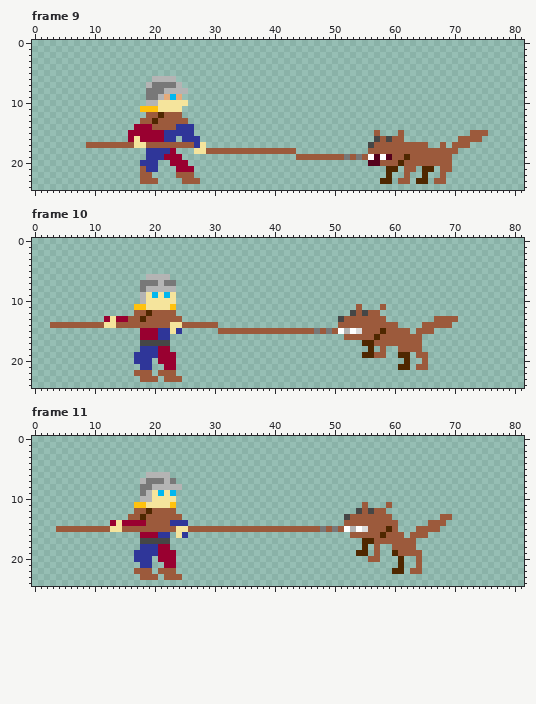
A pixel-art file gets an edit: art/tug_wolf.ase. The picture above was drawn from the file before the commit.
82x25 pixels, 14 frames. Shown: frame 9, frame 10, frame 11. The commit also changed other frames, which this record leaves out.
New version:
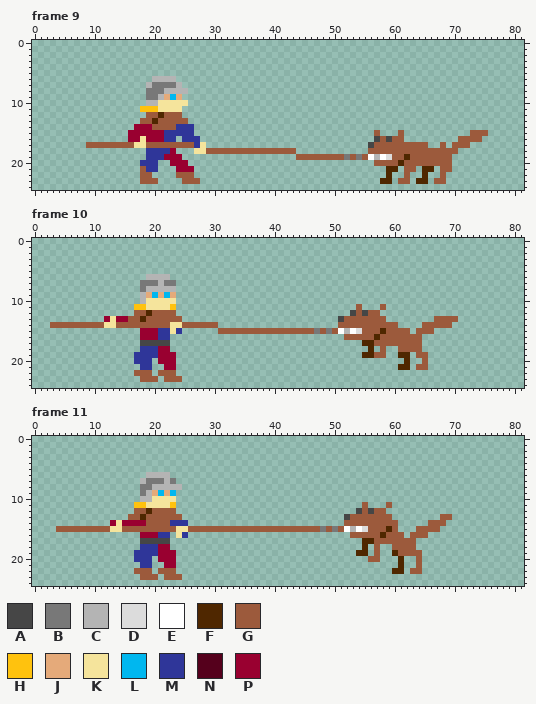
Palette (. is transparent): A #464646  B #787878  C #b4b4b4  D #dcdcdc  E #ffffff  F #4f2700  G #9c5a3c  H #ffc20e  J #e5aa7a  K #f5e49c  L #00b7ef  M #2f3699  N #55001c  P #990030
Changes in this commit:
Changed rows in their new state; - is an unchanged pixel.
Frame 9, layer "Layer 1":
first column x 17:
16 PK-----------------------------------------
19 ----------------------------------------C-D
20 ---------------------------------------.G--
Frame 10, layer "Layer 2":
first column x 19:
 9 J-J-J
Frame 11, layer "Layer 2":
first column x 20:
 9 J-J
Pixel boxes of the changes (left, top, right, bottom) in both pictures:
changed: (134, 136, 146, 142)
changed: (368, 154, 392, 166)
changed: (146, 292, 176, 298)
changed: (152, 490, 170, 496)
